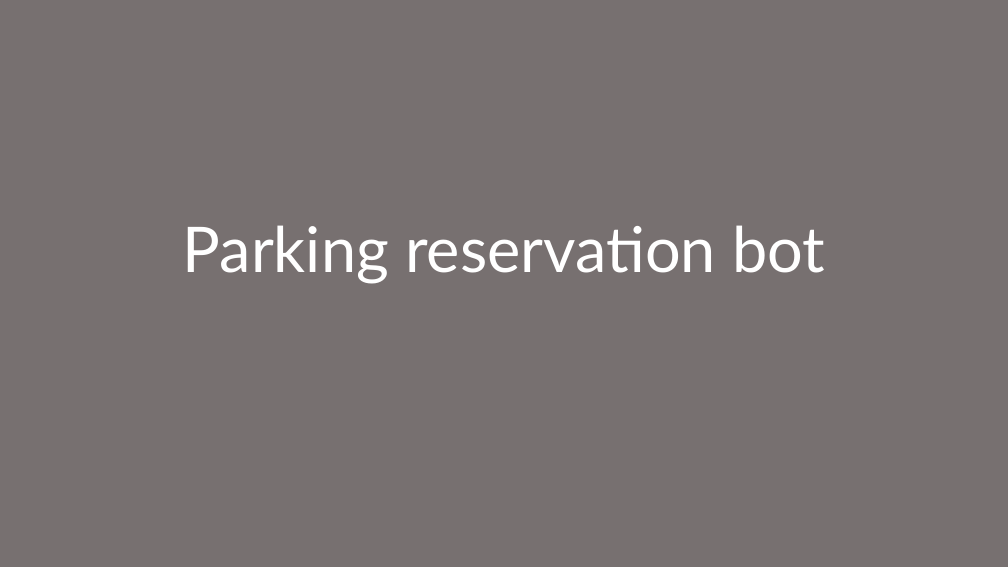
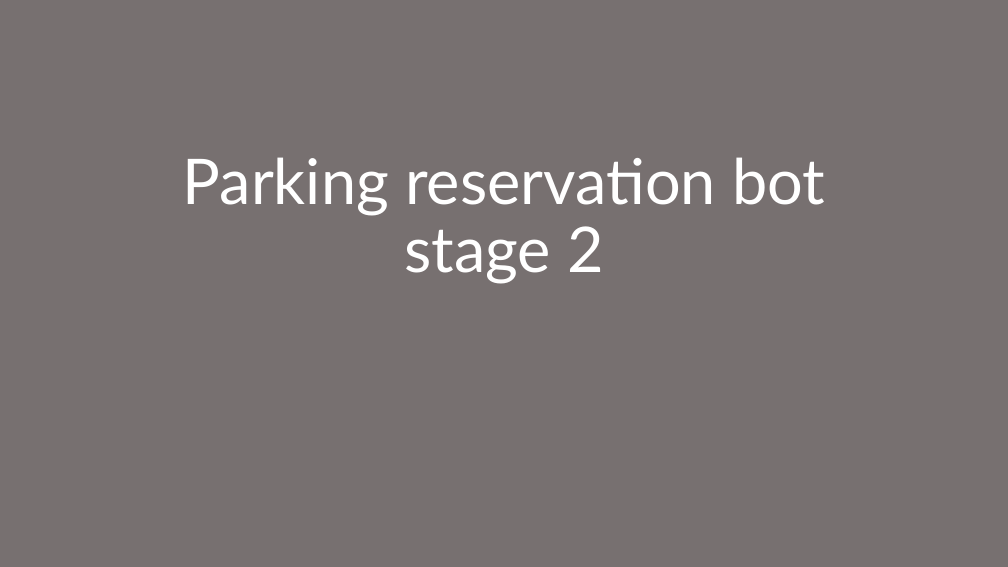
Before and after one commit to eduardkovalchuk/parking-reservation-bot, a slide deck: slide 1 of quick-presentation.pptx. Drawn at 1008x567 pixels with LibreOffice and Linux fonts; fonts in the diff are those of the drawing. Boxes give left, top, right and bottom in pixels: in the first picture for what was removed or moved away, otherwise in the second. Text is boxed around its words. In the diff, an @@ line names an element or a change of style, - is before the commit and + after.

```diff
--- a/quick-presentation.pptx
+++ b/quick-presentation.pptx
@@ title at box(404, 226, 604, 284): paragraph added @@
+stage 2
```
Also in this commit, not shown: 3 other slides changed, 7 slides added, 3 other files.
